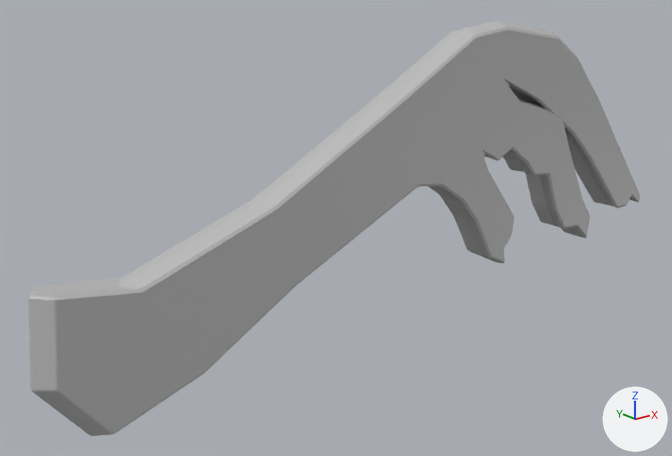
Renders of the FBX model Assets/Ingredients/Chickenfoot/chickenfoot.fbx from each side of a commit.
Before and after are seen from a 50 mm lens placed at (-0.075, -0.0985, 0.0478), pointed at (-0.0071, -0.0136, 0.0138). The axes (+X, +Y, +Z) are drawn at lower right. The lights are the same throughout. Where no turn or scale is listed for an object, it has been applied to the vertices.

Names of what the first picture shows: 'chickenfoot'.
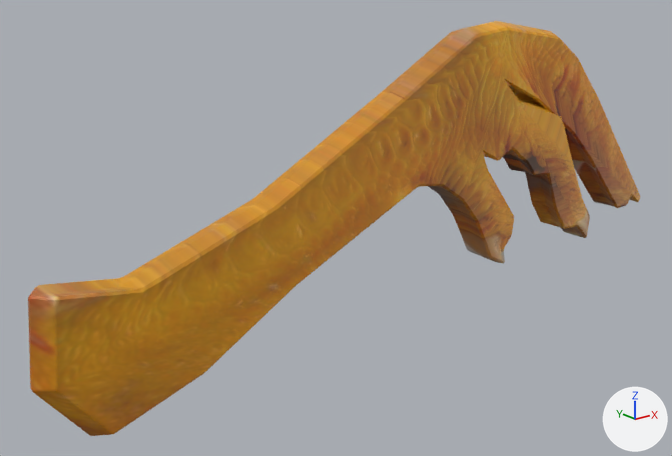
The change, as JSON lines over the scene's bpy script:
```json
{"op": "add", "block": "img_chickenfoot_1024x639_jpg", "code": ["img_chickenfoot_1024x639_jpg = load_image('chickenfoot-1024x639.jpg', '../Textures/chickenfoot-1024x639.jpg', 1024, 639, 'sRGB')"]}
{"op": "remove", "block": "mat_lambert1", "code": "mat_lambert1.base_color = (0.5, 0.5, 0.5)  # grey #bcbcbc"}
{"op": "add", "block": "mat_lambert1", "code": "mat_lambert1.texture = img_chickenfoot_1024x639_jpg"}
{"block": "me_mesh", "where": "me_mesh.from_pydata(...)  # 500 vertices, 502 faces; spans x -0.0476..0.0489, y -0.0045..0.0, z -0.0003..0.0376"}
{"block": "me_mesh", "where": "# used by ob_chickenfoot; location = (0.0, -0.0156, 0.0)"}
{"block": "me_mesh", "change": "me_mesh part 1: texture (UV) coordinates of 502 of 502 faces, centred in x -0.0475..0.0489, y -0.0045..0.0, z -0.0002..0.0376, changed; they spanned u 0.0..1.0, v 0.0..0.48 and now span u 0.07..0.94, v 0.22..0.78"}
```

Pixel boxes [x1, y1, x2, y2] of what changed, in the pictures (672 x 456 px):
```json
{"object": "chickenfoot", "change": "surface changed", "before": [28, 21, 640, 436], "after": [28, 21, 640, 436], "on screen": "grey to brown"}
```
